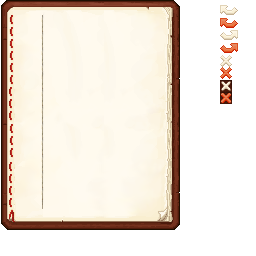
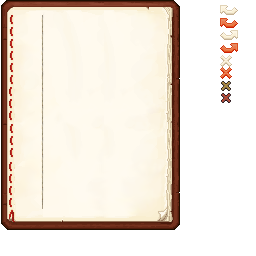
Revision of a layered 256x256 image; what changed, layer by layer:
painted on "close" over [220, 80, 232, 104]
